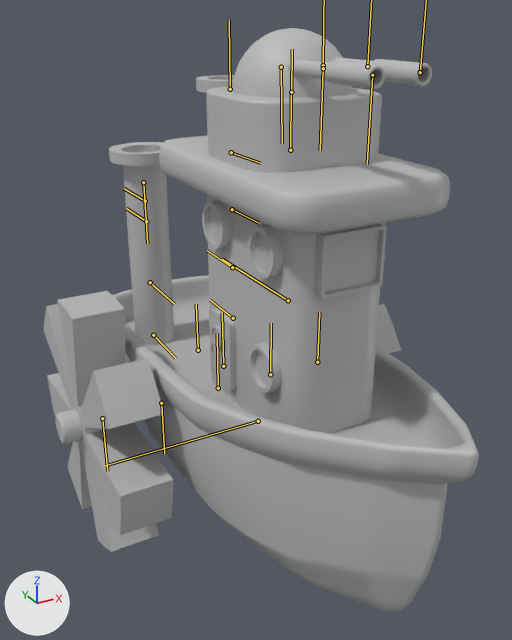
Before and after pictures for a commit that changed the FBX model Assets/LittleNoteBoat_Characters/Steamboat_Mesh/Steamboat_NewMesh/Steamboat@Right.fbx.
One viewpoint serves both versions: a 50 mm lens placed at (-11.8, -17.2, 18.3), pointed at (-0.3, 3.7, 7.9). The lights are fixed; the arrows at lower left show +X, +Y and +Z. Both versions are drawn at frame 2 of the action 'Take 001'; the numbers are the values there. The bones that bend it are drawn over the model as lines.

Objects in the first picture: 'Boat_Base', 'Boat_Door', 'Boat_DoorHandle', 'Boat_FrontWindow', 'Boat_Windows', 'PipeL', 'PipeR', 'Turrent_Base', 'Turrent_Head', 'Turrent_NuzzelL', 'Turrent_NuzzelR', 'WheelL', 'WheelR'.
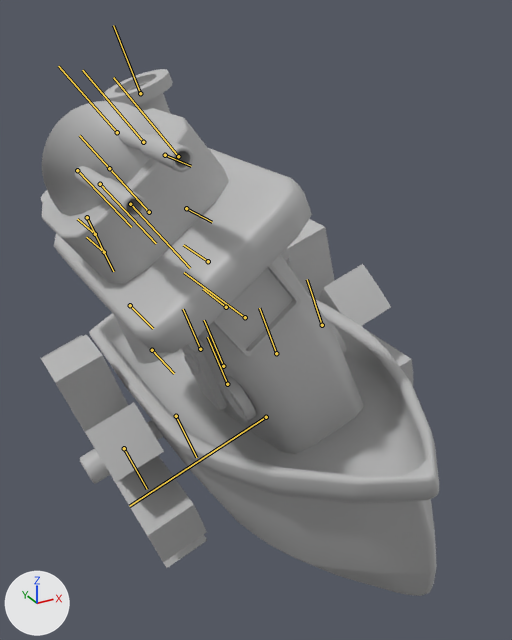
What the commit changed:
Bone 'Boat_MainJNT' (bone_boat_mainjnt) turns from (0, 0, 0) to (0, 0, 20) degrees about its own x, y and z.
Bone 'Boat_SpineJNT2' (bone_boat_spinejnt2) turns from (0, 0, 0) to (0, -18, 0) degrees about its own x, y and z.

Boxes [x1, y1, x2, y2] around the edits, measured in the pictures (512 x 640 px):
'Boat_Base', posed
    before: [113, 136, 479, 612]
    after: [54, 148, 439, 596]
'Turrent_Base', posed
    before: [206, 86, 382, 173]
    after: [42, 108, 229, 284]
'WheelR', posed (28% wider, 11% shorter)
    before: [44, 291, 173, 552]
    after: [41, 335, 207, 568]
'Turrent_Head', posed
    before: [233, 28, 352, 98]
    after: [42, 101, 160, 216]
'Boat_FrontWindow', posed
    before: [314, 224, 387, 299]
    after: [213, 264, 301, 357]
'WheelL', posed
    before: [376, 304, 401, 353]
    after: [286, 219, 413, 386]
'Turrent_NuzzelR', posed (27% narrower, 77% taller)
    before: [287, 59, 385, 89]
    after: [75, 166, 146, 220]
'Turrent_NuzzelL', posed (21% narrower, 57% taller)
    before: [335, 57, 432, 86]
    after: [118, 126, 194, 172]
'PipeL', posed
    before: [196, 75, 235, 93]
    after: [103, 69, 173, 114]
bone 'Boat_MainJNT', root to tip
    before: (223, 366) to (222, 313)
    after: (223, 366) to (204, 320)
bone 'Boat_SpineJNT2', root to tip
    before: (288, 300) to (222, 259)
    after: (245, 317) to (184, 272)
